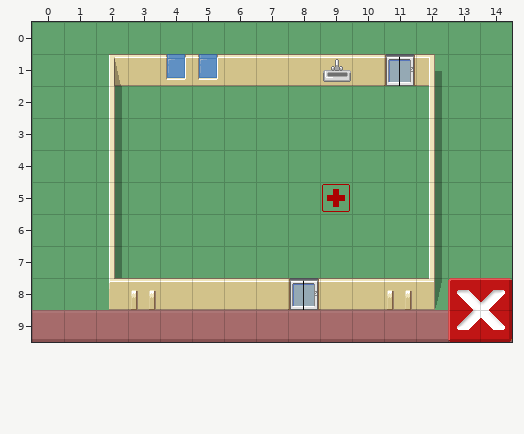
Two states of a Tiled map, data/tutorial1.tmx. Above: the version before the commit.
Cells are 32x32 px. Shown: x 0..14, y 0..9.
The result:
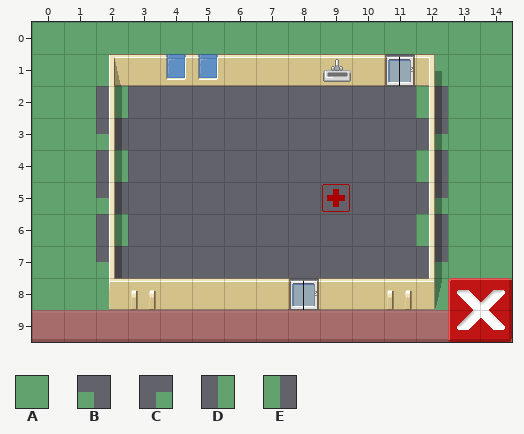
Key: from "hospital_256": A 4, B 12, C 13, D 20, E 21.
_ is an empty cell.
The edit:
Layer "floor":
y 2: x 2..12 AAAAAAAAAAA -> D_________E
y 3: x 2..12 AAAAAAAAAAA -> B_________C
y 4: x 2..12 AAAAAAAAAAA -> D_________E
y 5: x 2..12 AAAAAAAAAAA -> B_________C
y 6: x 2..12 AAAAAAAAAAA -> D_________E
y 7: x 2..12 AAAAAAAAAAA -> B_________C
Boxes around the changes in both pictures, in picture pixels (x1, y1, x2, y2):
changed: (96, 86, 448, 278)
